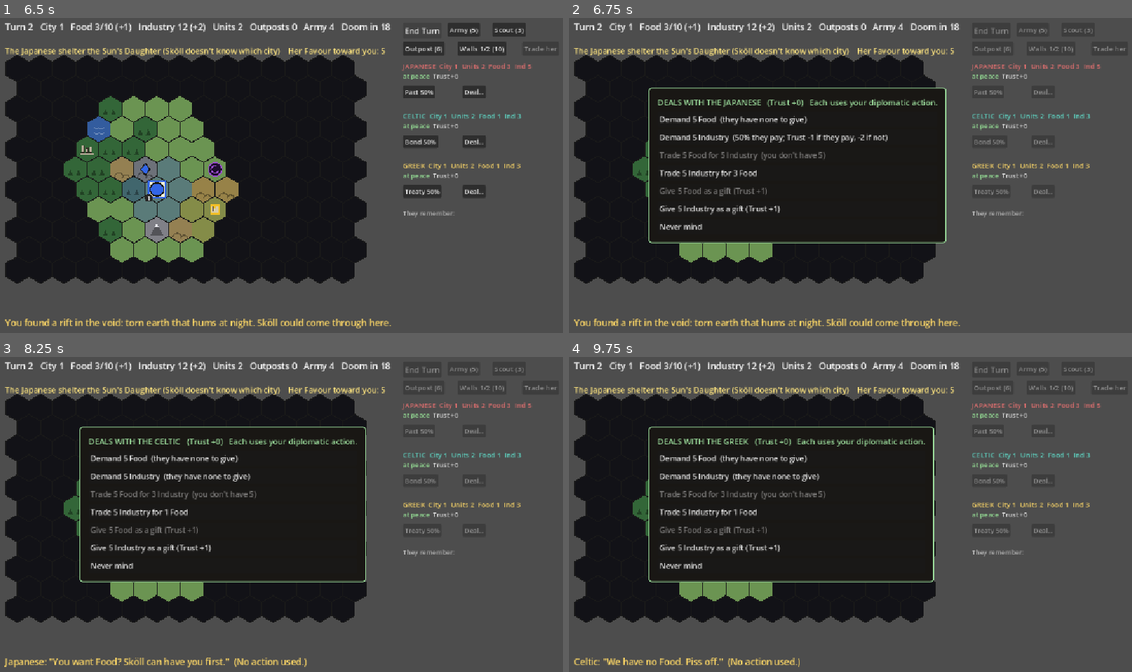
Above: before the commit, frames 1-4 (two rows, left to right).
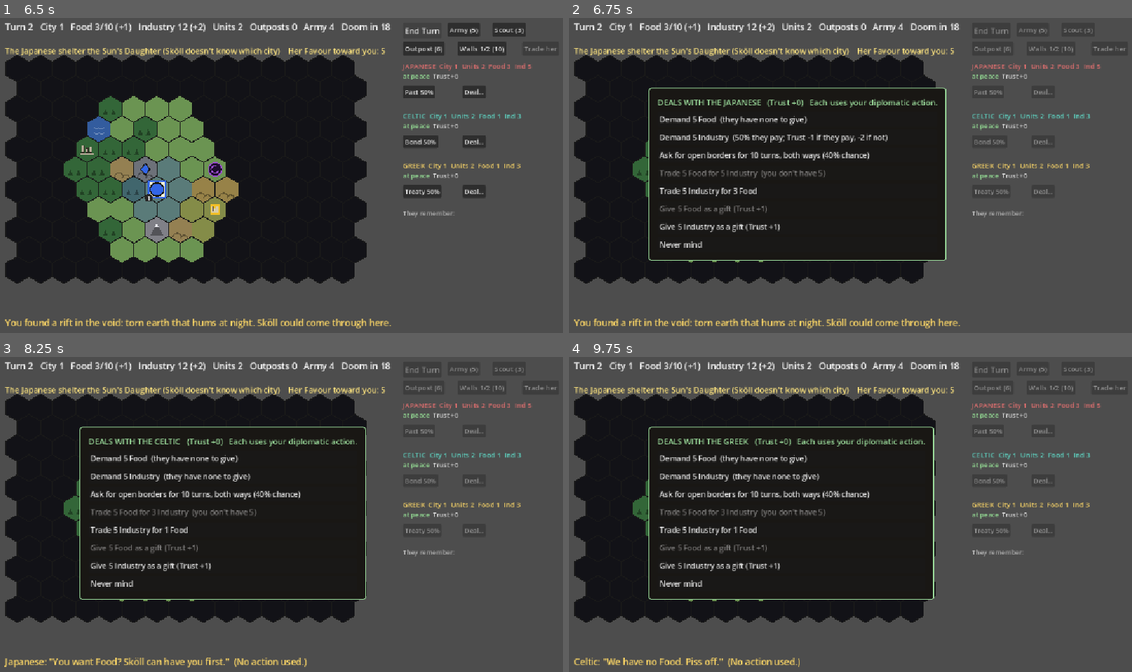
Above: after the commit, the same moments.

Repository: BnanaSkully/after-ragnorok-prototype
Game: Godot game, scene res://main.tscn
The game is run twice, just before and just after one commit, with the same random seed, the same clock (stepped at 60 frames per second) and the same inputs.
Inputs (mouse positions are in pixels of both pictures, inside the frame that each line leads up to):
- Up to frame 1 (6.5 s): tap Enter at 0.5 s; move the mouse to (405, 156) at 0.52 s; click (405, 156) at 0.67 s; click "Save the food stores (Food +3…" at 1.25 s; click "Strip it for tools (Industry …" at 2 s; click "Stand and fight so the others…" at 2.75 s; click "Share your food with her (Foo…" at 3.5 s; click "Begin the Landing" at 4.25 s; tap Space at 5 s; move the mouse to (168, 191) at 5.02 s; click (168, 191) at 5.17 s; click "End Turn" at 5.75 s
- Up to frame 2 (6.75 s): click "Deal..." at 6.5 s
- Up to frame 3 (8.25 s): click "Demand 5 Food (they have none…" at 7.25 s; click "Deal..." at 8 s
- Up to frame 4 (9.75 s): click "Demand 5 Food (they have none…" at 8.75 s; click "Deal..." at 9.5 s

Frame 1 is identical in both runs. In frame 2, 3.0% of the frame differs, in the area x 14-68%, y 42-78%; in frame 3, 2.9%; in frame 4, 2.9%.

Commit message:
Closed borders: crossing needs an agreement, or it's war
At peace, units may not enter another faction's territory unless allied
(oath), with an open-borders agreement, or overlord/tributary; AIs keep
their borders closed to each other unless at war. Stepping across a
closed border declares war (two-click warning; the hex shows pink).
AI units path around closed land. Open borders is a new deal (40% +
10% per Trust, 10 turns, both ways; AIs offer it too). Units left
inside when borders close walk out at the end of the turn.

Co-Authored-By: Claude Opus 5.5 <noreply@anthropic.com>
Claude-Session: https://claude.ai/code/session_01Kpeg7CRGiS32obhUmw9DoK

Diff:
--- a/diplomacy.gd
+++ b/diplomacy.gd
@@ -49,6 +49,11 @@
 const GIFT_TRUST_CAP := 5 # ...but only up to this (you can't buy friendship forever)
 const PEACE_TRIBUTE := 6 # Industry you can offer to sweeten a peace offer...
 const PEACE_TRIBUTE_BONUS := 0.3 # ...for this much more chance (kept if they refuse)
+# Borders (closed by default; GameState.may_enter). An open-borders agreement
+# lets both sides' units cross each other's territory at peace. Allies (an
+# oath) always have open borders.
+const BORDERS_LENGTH := 10 # turns an open-borders agreement lasts
+const RIVAL_BORDERS_TRUST := 1 # an AI offers open borders itself at this Trust or more
 
 # The AI faction's own diplomacy
 const RIVAL_OFFER_CHANCE := 0.15 # chance each turn that it proposes or demands something (per faction; with 3 AIs about 1 turn in 3 has an offer)
@@ -86,6 +91,7 @@
 var at_war := false
 var war_since := 0 # the turn the current war started
 var truce_until := 0 # after peace, they won't declare war before this turn
+var borders_until := 0 # open-borders agreement in force before this turn
 var oathbreaker_until := 0 # the player counts as an oathbreaker with them before this turn
 var pending: Dictionary = {} # their offer waiting for the player's answer, e.g. {"type": "demand", "resource": "food"}
 var rival_broken_oaths := 0 # how many agreements they have broken
@@ -103,6 +109,33 @@
 
 func pact_active() -> bool:
 	return pact_turns_left > 0
+
+# May the two sides' units cross each other's territory at peace?
+func borders_open() -> bool:
+	return pact_active() or game.turn < borders_until
+
+func borders_turns_left() -> int:
+	return maxi(0, borders_until - game.turn)
+
+func can_ask_borders() -> bool:
+	return can_deal() and not at_war and not borders_open()
+
+# The chance (0 to 1) that they agree to open borders: 40% + 10% per Trust.
+func borders_chance() -> float:
+	return clampf(0.4 + trust * 0.1, 0.05, 0.95)
+
+# The player's diplomatic action: ask for open borders. Returns true if agreed.
+func ask_open_borders() -> bool:
+	if not can_ask_borders():
+		return false
+	action_used = true
+	var chance := borders_chance()
+	if randf() < chance:
+		borders_until = game.turn + BORDERS_LENGTH
+		remember("Turn %d: %s opened their borders to you for %d turns (%d%% chance). Yours are open to them too." % [game.turn, other.name, BORDERS_LENGTH, roundi(chance * 100)])
+		return true
+	remember("Turn %d: %s refused to open their borders (%d%% chance)." % [game.turn, other.name, roundi(chance * 100)])
+	return false
 
 func in_truce() -> bool:
 	return game.turn < truce_until
@@ -312,6 +345,7 @@
 		change_trust(TRUST_DECLARED_WAR)
 	at_war = true
 	war_since = game.turn
+	borders_until = 0
 	if defending:
 		remember("Turn %d: you declared war on %s to defend your ally. Trust %+d." % [game.turn, other.name, TRUST_DEFENDED_WAR])
 		return
@@ -326,6 +360,7 @@
 	var rival: Faction = other
 	at_war = true
 	war_since = game.turn
+	borders_until = 0
 	if pact_active():
 		pact_turns_left = 0
 		rival_broken_oaths += 1
@@ -424,6 +459,10 @@
 			pending = {"type": "peace"}
 		return
 	if randf() >= RIVAL_OFFER_CHANCE:
+		return
+	# Trusting enough, and borders still closed: it may offer to open them.
+	if not borders_open() and trust >= RIVAL_BORDERS_TRUST and randf() < 0.4:
+		pending = {"type": "borders"}
 		return
 	if not pact_active() and not is_oathbreaker() and not game.tribute_bound(rival, player) and (afraid or gap < 0 or trust >= 2):
 		pending = {"type": "oath"}
@@ -452,6 +491,8 @@
 	var rival: Faction = other
 	if pending.get("type") == "oath":
 		return "%s proposes %s, a defensive alliance for %d turns: if anyone declares war on one of you, the other joins the war.\n\nAccept: the %s begins, Trust %+d.\nRefuse: Trust %+d." % [rival.name, a_pact(), PACT_LENGTH, pact_word(), TRUST_ACCEPTED_THEIR_OATH, TRUST_REFUSED_THEIR_OATH]
+	if pending.get("type") == "borders":
+		return "%s offers open borders for %d turns: your units may cross their lands at peace, and theirs yours.\n\nAccept: borders open both ways.\nRefuse: they stay closed." % [rival.name, BORDERS_LENGTH]
 	if pending.get("type") == "trade":
 		return "%s is short of %s and offers a trade: %d %s for %d of your %s.\n\nAccept: the trade is made.\nRefuse: no harm done." % [rival.name, String(pending["want"]).capitalize(), pending["amount"], String(pending["give"]).capitalize(), TRADE_AMOUNT, String(pending["want"]).capitalize()]
 	if pending.get("type") == "peace":
@@ -480,6 +521,12 @@
 		else:
 			change_trust(TRUST_REFUSED_THEIR_OATH)
 			remember("Turn %d: you refused %s's %s. Trust %+d." % [game.turn, rival.name, pact_word(), TRUST_REFUSED_THEIR_OATH])
+	elif offer["type"] == "borders":
+		if accept and not at_war:
+			borders_until = game.turn + BORDERS_LENGTH
+			remember("Turn %d: you and %s opened your borders to each other for %d turns." % [game.turn, rival.name, BORDERS_LENGTH])
+		else:
+			game.add_message("You kept your borders closed to %s." % rival.name)
 	elif offer["type"] == "trade":
 		var want: String = offer["want"]
 		var give: String = offer["give"]
--- a/game_state.gd
+++ b/game_state.gd
@@ -196,6 +196,7 @@
 		skoll.place_rifts() # hidden until Sköll comes through one
 	skoll.take_turn()
 	if game_over: # Sköll may have destroyed the player's city or found the Daughter
+		eject_trespassers()
 		update_sight()
 		return
 	daughter_flee()
@@ -234,6 +235,7 @@
 			if r.has_pending():
 				break
 		maybe_turn_event()
+	eject_trespassers()
 	update_sight()
 	if turn >= DOOM_TURN:
 		end_game("You survived until the Doom",
@@ -389,13 +391,13 @@
 			if HexMap.is_neighbour(u.pos, daughter.pos):
 				try_persuade(u)
 				continue
-			var toward := step_toward(u.pos, daughter.pos)
+			var toward := step_toward(u.pos, daughter.pos, f)
 			if toward != NO_CELL:
 				enter_hex(u, toward)
 				continue
 		if skoll.active and HexMap.hex_distance(u.pos, f.city_pos) > 1:
 			# Sköll is loose: fall back toward the city to help defend it
-			var home := step_toward(u.pos, f.city_pos)
+			var home := step_toward(u.pos, f.city_pos, f)
 			if home != NO_CELL:
 				enter_hex(u, home)
 				continue
@@ -407,7 +409,7 @@
 				if win_chance(siege_strength(u, siege), city_defence(siege)) >= AI_SIEGE_ODDS:
 					attack_hex(u, siege.city_pos)
 				continue # (otherwise it waits outside for help)
-			var march := step_toward(u.pos, siege.city_pos)
+			var march := step_toward(u.pos, siege.city_pos, f)
 			if march != NO_CELL:
 				enter_hex(u, march)
 				continue
@@ -424,7 +426,7 @@
 		var options: Array[Vector2i] = []
 		for c in HexMap.neighbours(u.pos):
 			var o := outpost_owner(c)
-			if not is_blocked(c) and not (is_city(c) and c != f.city_pos) and (o == null or o == f):
+			if not is_blocked(c) and not (is_city(c) and c != f.city_pos) and (o == null or o == f) and may_enter(f, c):
 				options.append(c)
 		if not options.is_empty():
 			enter_hex(u, options.pick_random())
@@ -437,18 +439,18 @@
 		var goal := NO_CELL
 		var best_d := 999
 		for r in ruins:
-			if not r["taken"] and f.explored.has(r["cell"]) and not is_blocked(r["cell"]):
+			if not r["taken"] and f.explored.has(r["cell"]) and not is_blocked(r["cell"]) and may_enter(f, r["cell"]):
 				var d := HexMap.hex_distance(u.pos, r["cell"])
 				if d < best_d:
 					best_d = d
 					goal = r["cell"]
 		if goal == NO_CELL:
 			goal = nearest_unexplored(f, u.pos)
-		var step := step_toward(u.pos, goal) if goal != NO_CELL else NO_CELL
+		var step := step_toward(u.pos, goal, f) if goal != NO_CELL else NO_CELL
 		if step == NO_CELL:
 			var options: Array[Vector2i] = []
 			for c in HexMap.neighbours(u.pos):
-				if not is_blocked(c) and not is_city(c):
+				if not is_blocked(c) and not is_city(c) and may_enter(f, c):
 					options.append(c)
 			if options.is_empty():
 				return
@@ -466,7 +468,7 @@
 	for row in HexMap.ROWS:
 		for col in HexMap.COLS:
 			var c := Vector2i(col, row)
-			if f.explored.has(c):
+			if f.explored.has(c) or not may_enter(f, c):
 				continue
 			var d := HexMap.hex_distance(from, c)
 			if d < best_d:
@@ -476,8 +478,9 @@
 
 # The first step on the shortest way from "from" to "goal" around mountains,
 # water, units and cities (the goal itself may be occupied: you step next to
-# it). NO_CELL if there's no way, or no step that gets any closer.
-func step_toward(from: Vector2i, goal: Vector2i) -> Vector2i:
+# it). With a faction, also around territory it may not enter (closed
+# borders). NO_CELL if there's no way, or no step that gets any closer.
+func step_toward(from: Vector2i, goal: Vector2i, f: Faction = null) -> Vector2i:
 	if from == goal:
 		return NO_CELL
 	var came_from := {from: NO_CELL}
@@ -492,7 +495,7 @@
 				came_from[n] = c
 				reached = true
 				break
-			if is_blocked(n) or is_city(n):
+			if is_blocked(n) or is_city(n) or (f != null and not may_enter(f, n)):
 				continue
 			came_from[n] = c
 			queue.append(n)
@@ -501,7 +504,7 @@
 	var step := goal
 	while came_from[step] != from:
 		step = came_from[step]
-	if step == goal and is_blocked(goal):
+	if step == goal and (is_blocked(goal) or (f != null and not may_enter(f, goal))):
 		return NO_CELL # already next to it
 	return step
 
@@ -643,6 +646,11 @@
 		messages.clear()
 		relation(f).gift(res)
 
+func player_ask_borders(f: Faction) -> void:
+	if can_act():
+		messages.clear()
+		relation(f).ask_open_borders()
+
 func player_tribute_for_peace(f: Faction) -> void:
 	if can_act():
 		messages.clear()
@@ -698,6 +706,9 @@
 	var owner_city := city_owner(cell)
 	if owner_city != null and owner_city != player and not at_war(player, owner_city):
 		return owner_city
+	var land_owner := territory_owner(cell)
+	if land_owner != null and not may_enter(player, cell):
+		return land_owner # closed borders: crossing them is an act of war
 	var owner := outpost_owner(cell)
 	if owner != null and owner != player and not at_war(player, owner):
 		return owner
@@ -831,6 +842,54 @@
 			ai_war_since[pair_key(ally, aggressor)] = turn
 			remember("Turn %d: the %s honour their %s and declare war on the %s!" % [turn, ally.name, r.pact_word(), aggressor.name])
 
+# --- Borders ----------------------------------------------------------------
+# Closed borders (standard 4X): at peace, a faction's units may not enter
+# another faction's territory (its city and outposts and the hexes around
+# them) unless they're at war, allied (an oath), have an open-borders
+# agreement (diplomacy.gd), or one is the other's overlord. AIs keep their
+# borders closed to each other unless at war.
+func may_enter(f: Faction, cell: Vector2i) -> bool:
+	var owner := territory_owner(cell)
+	if owner == null or owner == f or at_war(f, owner) or tribute_bound(f, owner):
+		return true
+	if f == player:
+		return relation(owner).borders_open()
+	if owner == player:
+		return relation(f).borders_open()
+	return false
+
+# Is this hex behind a border the player may not cross right now?
+func closed_border(cell: Vector2i) -> bool:
+	return not may_enter(player, cell)
+
+# Units standing where they may no longer be (peace was made, an agreement
+# ran out, a city became a tributary) walk out to the nearest hex they may use.
+func eject_trespassers() -> void:
+	for f in factions:
+		for u in f.units:
+			if may_enter(f, u.pos):
+				continue
+			var land_owner := territory_owner(u.pos)
+			var spot := nearest_allowed(f, u.pos)
+			if spot != NO_CELL:
+				u.pos = spot
+				if f == player:
+					add_message("Your unit left the %s lands: their borders are closed to you." % land_owner.name)
+
+func nearest_allowed(f: Faction, from: Vector2i) -> Vector2i:
+	var seen := {from: true}
+	var queue: Array[Vector2i] = [from]
+	while not queue.is_empty():
+		var c: Vector2i = queue.pop_front()
+		for n in HexMap.neighbours(c):
+			if seen.has(n) or not passable(n):
+				continue
+			seen[n] = true
+			if may_enter(f, n) and not is_blocked(n) and not is_city(n):
+				return n
+			queue.append(n)
+	return NO_CELL
+
 # --- Taking cities: tributaries ----------------------------------------------
 # A unit attacks a hex next to it: a city (its garrison, walls, land and the
 # Daughter all defend it) or a unit in the open.
--- a/main.gd
+++ b/main.gd
@@ -282,6 +282,12 @@
 		label += "  (they have none to give)" if chance <= 0.0 else "  (%d%% they pay; Trust %+d if they pay, %+d if not)" % [roundi(chance * 100), Diplomacy.TRUST_DEMAND_PAID, Diplomacy.TRUST_DEMAND_REFUSED]
 		add_deal(label, d.can_demand(), on_deal.bind(func(): state.player_demand(f, res)))
 	if not d.at_war:
+		if d.pact_active():
+			add_deal("Borders: open while you are allies", false, func(): pass)
+		elif d.borders_open():
+			add_deal("Borders: open for %d more turns" % d.borders_turns_left(), false, func(): pass)
+		else:
+			add_deal("Ask for open borders for %d turns, both ways (%d%% chance)" % [Diplomacy.BORDERS_LENGTH, roundi(d.borders_chance() * 100)], d.can_ask_borders(), on_deal.bind(func(): state.player_ask_borders(f)))
 		for give in ["food", "industry"]:
 			var get := d.other_resource(give)
 			var amount: int = d.trade_quote(give)
@@ -410,7 +416,7 @@
 	offer_heading.text = "A MESSAGE FROM THE %s" % r.other.name.to_upper()
 	offer_label.text = r.pending_text()
 	var kind: String = r.pending.get("type")
-	offer_accept_button.text = {"demand": "Pay", "daughter": "Take her", "peace": "Make peace", "trade": "Trade"}.get(kind, "Accept")
+	offer_accept_button.text = {"demand": "Pay", "daughter": "Take her", "peace": "Make peace", "trade": "Trade", "borders": "Open borders"}.get(kind, "Accept")
 	offer_panel.visible = true
 	update_buttons()
 
@@ -587,7 +593,9 @@
 				# first click only warns; a second click on the same hex declares war
 				break_warning_cell = cell
 				var d: Diplomacy = state.relation(them)
-				if state.player.overlord == them.name:
+				if state.unit_at(cell) == null and state.city_owner(cell) == null and state.outpost_owner(cell) == null:
+					state.messages = ["The %s borders are CLOSED to you. Entering their lands declares war" % them.name, "(their Trust %+d, everyone else's %+d). Ask for open borders under Deal... Click again to go ahead." % [Diplomacy.TRUST_DECLARED_WAR, Diplomacy.TRUST_WARMONGER]]
+				elif state.player.overlord == them.name:
 					state.messages = ["The %s are your overlords. Attacking RISES UP against them:" % them.name, "no more tribute, but you are at war with them (Trust %+d). Click again to go ahead." % Diplomacy.TRUST_DECLARED_WAR]
 				elif d.pact_active():
 					var word: String = them.pact_word
@@ -659,7 +667,10 @@
 				elif s.is_city(c) and c != player.city_pos:
 					fill = Color(0.95, 0.45, 0.2) # a city you could attack (it would become your tributary)
 				elif not other and not (s.is_city(c) and c != player.city_pos) and s.passable(c) and s.can_afford_move(selected, c):
-					fill = Color(0.9, 0.75, 0.3) # free to move
+					if s.closed_border(c):
+						fill = Color(0.75, 0.45, 0.55) # behind a closed border: entering declares war
+					else:
+						fill = Color(0.9, 0.75, 0.3) # free to move
 			draw_colored_polygon(pts, fill)
 			if explored:
 				draw_terrain_mark(HexView2D.hex_center(c), land, fill)
@@ -809,6 +820,8 @@
 			line += "  war: " + ", ".join(foes)
 		if f.overlord != "" and f.overlord != player.name:
 			line += "  pays " + f.overlord
+		if not d.at_war and not d.pact_active() and d.borders_open():
+			line += "  borders open"
 		var stance_w := font.get_string_size(stance + "  ", HORIZONTAL_ALIGNMENT_LEFT, -1, 13).x if stance != "" else 0.0
 		draw_string(font, Vector2(PANEL_X + stance_w, y + 32), line, HORIZONTAL_ALIGNMENT_LEFT, 330 - stance_w, 13, Color(0.85, 0.85, 0.85))
 	var hy := BLOCK_Y + s.ais.size() * BLOCK_H + 8
